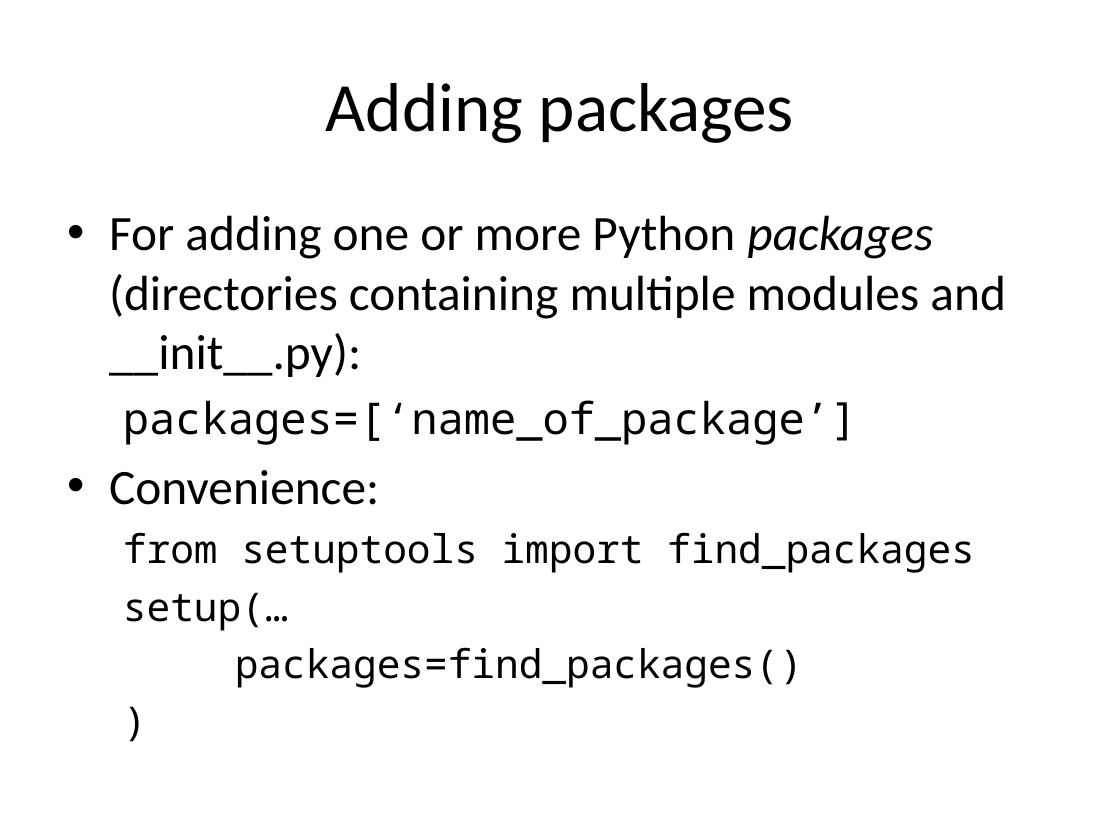
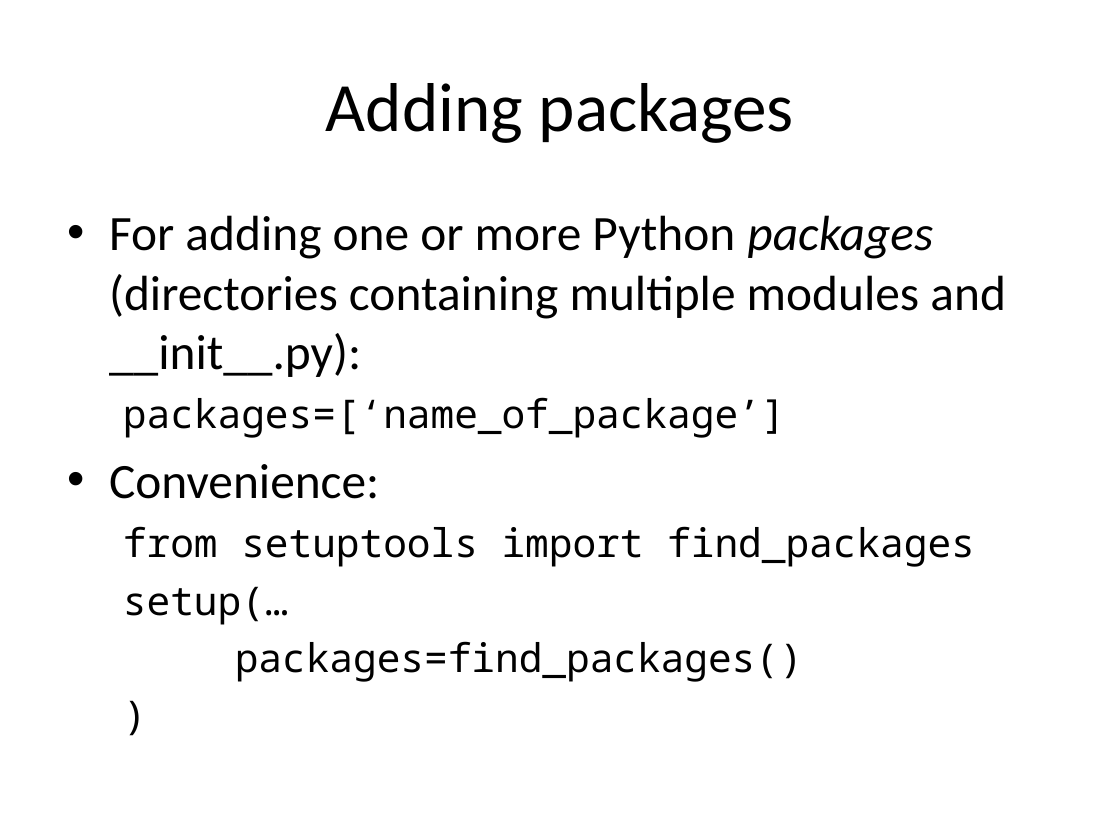
Before and after one commit to embray/pyastro-packaging-tutorial, a slide deck: slide 38 of packaging.ppt (slide 37 before the commit). Drawn at 1120x840 pixels with LibreOffice and Linux fonts; fonts in the diff are those of the drawing. Boxes give left, top, right and bottom in pixels: in the first picture for what was removed or moved away, otherwise in the second. Text is boxed around its words. In the diff, an @@ line names an element or a change of style, - is before the commit and + after.

Commit message:
Add latest version of slides

```diff
--- a/packaging.ppt
+++ b/packaging.ppt
@@ text at (123, 397, 786, 438): size 31 to 28 pt in "packages=[‘name_of_package’]" @@
```
Also in this commit, not shown: 26 slides added.
